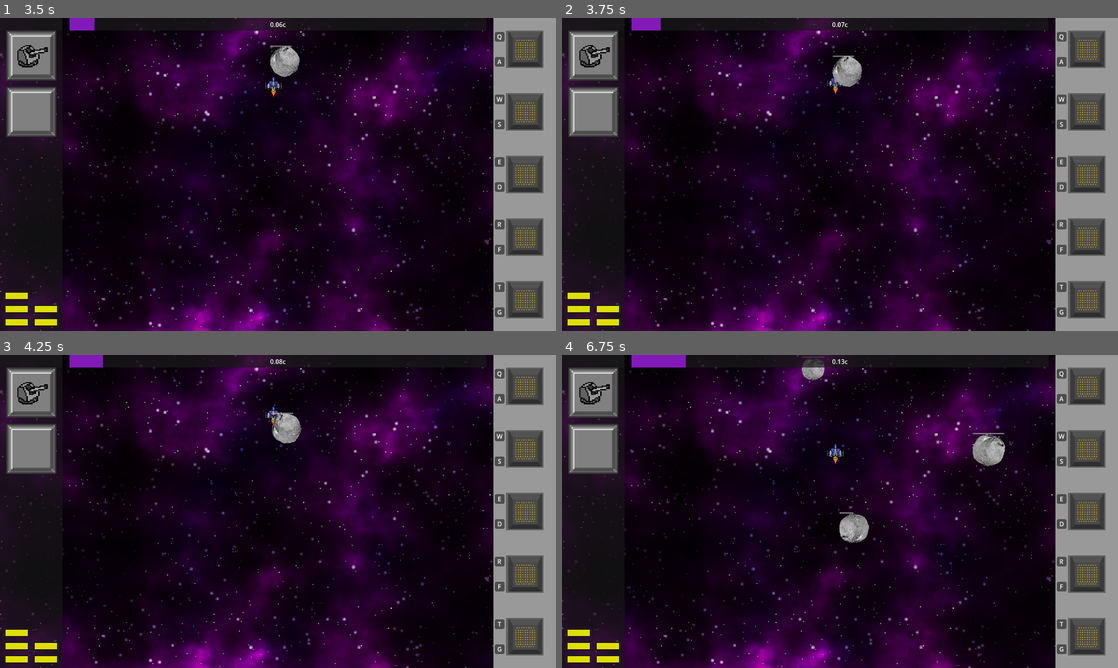
Above: before the commit, frames 1-4 (two rows, left to right).
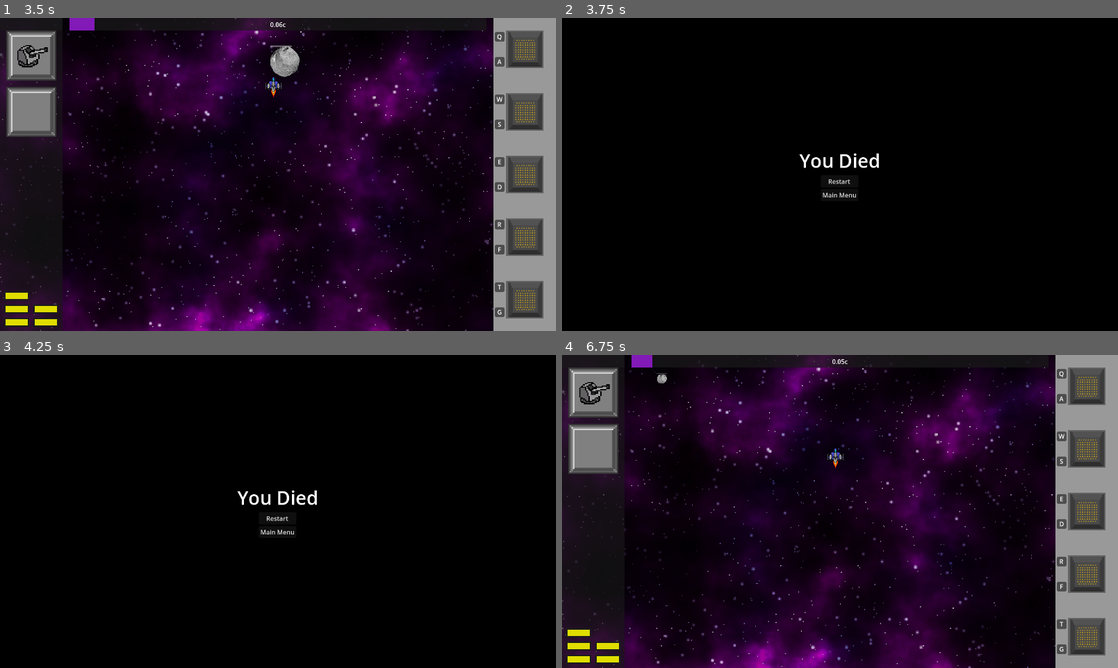
Above: after the commit, the same moments.

Repository: DigitsCodeCompendium/game.MJ198
Game: Godot game, scene res://scenes/title_screen/title_screen.tscn
Same seed, same stepped clock (60 frames per second), same inputs: the game is played once before the commit and once after it. The engine's default icon, where the game draws it, is replaced by a stand-in: a white triangle on a blue panel in a dark square.
Inputs (mouse positions are in pixels of both pictures, inside the frame that each line leads up to):
- Up to frame 1 (3.5 s): click "Start Game" at 0.5 s; click (500, 36) at 1.27 s; click (500, 61) at 2.02 s; click (500, 36) at 2.77 s
- Up to frame 2 (3.75 s): click (1062, 61) at 3.52 s
- Up to frame 3 (4.25 s): no input
- Up to frame 4 (6.75 s): click (840, 517) at 4.25 s, where only the run after the commit has a clickable "Restart"; click (1062, 373) at 5.02 s; click (1062, 398) at 5.77 s; move the mouse to (962, 495) at 6.52 s; hold ` (discard_module_pending) from 6.53 s (still down)

Frame 1 is identical in both runs. In frame 2, 56% of the frame differs, in the area x 0-100%, y 0-100%; in frame 3, 56%; in frame 4, 1.6%.
Error in both runs: Invalid access to property or key 'volume_music' on a base object of type 'Dictionary'. (res://scenes/player_options.gd:22)

Commit message:
Player can now die

Diff:
--- a/scenes/game.tscn
+++ b/scenes/game.tscn
@@ -17,6 +17,7 @@
 [ext_resource type="AudioStream" uid="uid://cwms8qaubtj3r" path="res://assets/music_loop_v1_7_stages/game loop 5.mp3" id="9_rysoc"]
 [ext_resource type="AudioStream" uid="uid://7dtqix14vxdd" path="res://assets/music_loop_v1_7_stages/game loop 6.mp3" id="10_ssvqc"]
 [ext_resource type="AudioStream" uid="uid://r7nykiy285hq" path="res://assets/music_loop_v1_7_stages/game loop 7.mp3" id="11_264po"]
+[ext_resource type="PackedScene" uid="uid://3khsdlfylfxy" path="res://scenes/user_interface/death_screen.tscn" id="18_ssvqc"]
 
 [node name="Game" type="Node2D"]
 script = ExtResource("1_yqjtg")
@@ -46,3 +47,6 @@
 script = ExtResource("4_iywne")
 
 [node name="UI" parent="CanvasLayer" instance=ExtResource("3_lnu2h")]
+
+[node name="DeathScreen" parent="CanvasLayer" instance=ExtResource("18_ssvqc")]
+visible = false
--- a/scenes/player/player.gd
+++ b/scenes/player/player.gd
@@ -52,8 +52,8 @@
 	position.y = clamp(position.y,0,get_viewport().size.y)
 
 func _on_player_collide(area: Area2D):
-	if area.is_in_group("enemy"):
-		print("AAAAHHHHH")
+	if area.is_in_group("enemy") or area.is_in_group("enemy_projectile"):
+		UiEventBus.emit_signal("player_died")
 
 func set_engine_style(style:int) -> void:
 	$PlayerVisual.set_engine_style(style)
--- /dev/null
+++ b/scenes/user_interface/death_screen.gd
@@ -0,0 +1,20 @@
+extends Control
+
+@export_file var main_menu_scene: String
+@export_file var game_scene: String
+
+# Called when the node enters the scene tree for the first time.
+func _ready():
+	UiEventBus.connect("player_died", _on_player_died)
+
+func _on_player_died():
+	visible = true
+	get_tree().paused = true
+
+func _restart_game():
+	get_tree().paused = false
+	get_tree().change_scene_to_packed(load(game_scene))
+
+func _goto_main_menu():
+	get_tree().paused = false
+	get_tree().change_scene_to_packed(load(main_menu_scene))
--- /dev/null
+++ b/scenes/user_interface/death_screen.tscn
@@ -0,0 +1,57 @@
+[gd_scene load_steps=5 format=3 uid="uid://3khsdlfylfxy"]
+
+[ext_resource type="Script" uid="uid://dnqg6c1e0ngk" path="res://scenes/user_interface/death_screen.gd" id="1_0lmbm"]
+[ext_resource type="Theme" uid="uid://ncxo0ht8hb0q" path="res://scenes/user_interface/ui_theme.tres" id="1_58i1h"]
+[ext_resource type="PackedScene" uid="uid://beyp3wv54bpoh" path="res://scenes/user_interface/ui_button_with_sfx.tscn" id="2_7tsl4"]
+
+[sub_resource type="LabelSettings" id="LabelSettings_g6pv1"]
+font_size = 48
+
+[node name="DeathScreen" type="Control"]
+process_mode = 3
+z_index = 2
+layout_mode = 3
+anchors_preset = 15
+anchor_right = 1.0
+anchor_bottom = 1.0
+grow_horizontal = 2
+grow_vertical = 2
+theme = ExtResource("1_58i1h")
+script = ExtResource("1_0lmbm")
+main_menu_scene = "uid://bxqj4iktbgvcj"
+game_scene = "uid://dstd3l06i0olc"
+
+[node name="PanelContainer" type="PanelContainer" parent="."]
+layout_mode = 1
+anchors_preset = 15
+anchor_right = 1.0
+anchor_bottom = 1.0
+grow_horizontal = 2
+grow_vertical = 2
+theme_type_variation = &"BackdropPanel"
+
+[node name="CenterContainer" type="CenterContainer" parent="PanelContainer"]
+layout_mode = 2
+
+[node name="VBoxContainer" type="VBoxContainer" parent="PanelContainer/CenterContainer"]
+layout_mode = 2
+
+[node name="Label" type="Label" parent="PanelContainer/CenterContainer/VBoxContainer"]
+layout_mode = 2
+text = "You Died"
+label_settings = SubResource("LabelSettings_g6pv1")
+
+[node name="VBoxContainer" type="VBoxContainer" parent="PanelContainer/CenterContainer/VBoxContainer"]
+layout_mode = 2
+size_flags_horizontal = 4
+
+[node name="RestartButton" parent="PanelContainer/CenterContainer/VBoxContainer/VBoxContainer" instance=ExtResource("2_7tsl4")]
+layout_mode = 2
+text = "Restart"
+
+[node name="MainMenuButton" parent="PanelContainer/CenterContainer/VBoxContainer/VBoxContainer" instance=ExtResource("2_7tsl4")]
+layout_mode = 2
+text = "Main Menu"
+
+[connection signal="pressed" from="PanelContainer/CenterContainer/VBoxContainer/VBoxContainer/RestartButton" to="." method="_restart_game"]
+[connection signal="pressed" from="PanelContainer/CenterContainer/VBoxContainer/VBoxContainer/MainMenuButton" to="." method="_goto_main_menu"]
--- /dev/null
+++ b/scenes/user_interface/ui_button_with_sfx.tscn
@@ -0,0 +1,17 @@
+[gd_scene load_steps=3 format=3 uid="uid://beyp3wv54bpoh"]
+
+[ext_resource type="AudioStream" uid="uid://15dcvx6lt7ee" path="res://assets/menu_sounds/menu_option.mp3" id="1_7ti42"]
+[ext_resource type="AudioStream" uid="uid://cl63greqlj22u" path="res://assets/menu_sounds/menu_select.mp3" id="2_g0oyu"]
+
+[node name="Button" type="Button"]
+
+[node name="HoverSound" type="AudioStreamPlayer" parent="."]
+stream = ExtResource("1_7ti42")
+bus = &"User Interface"
+
+[node name="ClickSound" type="AudioStreamPlayer" parent="."]
+stream = ExtResource("2_g0oyu")
+bus = &"User Interface"
+
+[connection signal="mouse_entered" from="." to="HoverSound" method="play"]
+[connection signal="pressed" from="." to="ClickSound" method="play"]
--- a/scenes/user_interface/ui_event_bus.gd
+++ b/scenes/user_interface/ui_event_bus.gd
@@ -1,4 +1,7 @@
 extends Node
+
+@warning_ignore("unused_signal")
+signal player_died()
 
 @warning_ignore("unused_signal")
 signal reactor_updated(power_system: PowerSystem)
--- /dev/null
+++ b/scenes/user_interface/ui_theme.tres
@@ -0,0 +1,13 @@
+[gd_resource type="Theme" load_steps=2 format=3 uid="uid://ncxo0ht8hb0q"]
+
+[sub_resource type="StyleBoxFlat" id="StyleBoxFlat_a1wck"]
+content_margin_left = 0.0
+content_margin_top = 0.0
+content_margin_right = 0.0
+content_margin_bottom = 0.0
+bg_color = Color(0, 0, 0, 1)
+corner_detail = 5
+
+[resource]
+BackdropPanel/base_type = &"PanelContainer"
+BackdropPanel/styles/panel = SubResource("StyleBoxFlat_a1wck")
Not shown: 1 places in scenes/game.tscn that only renumber resources
Not shown, added: scenes/user_interface/death_screen.gd.uid
